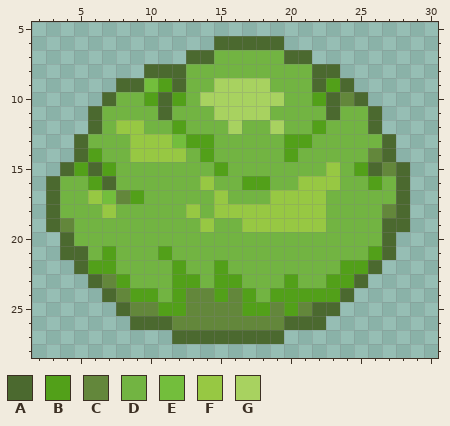
Edited in one commit: pixel-art sprite (Delivery driver assets/bush1.png). This is how it looked before the edit.
The file is 32x32 pixels. Shown: x 2..30, y 5..28.
Palette (. is transparent): A #4b692f  B #52a019  C #63873b  D #72b442  E #73be3c  F #97c843  G #a8d260
Now the later version:
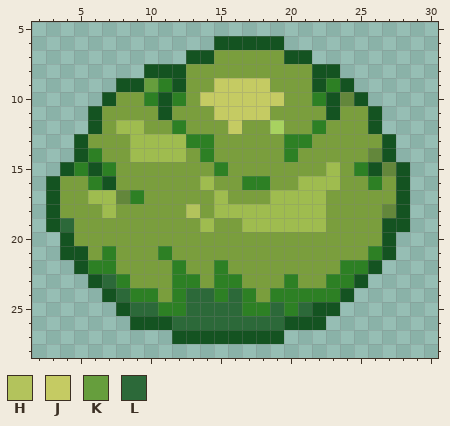
Colours new in this view: H #b3c35c  J #c5cb63  K #669e3d  L #2c6939
Changes in this commit:
Colour A changes from #4b692f to #145321.
Colour B changes from #52a019 to #2d8024.
Colour D changes from #72b442 to #7a9e3d.
Colour F changes from #97c843 to #9fbc4f.
The edit turns colour E into colour F in row 13 at x 12; in row 17 at x 7.
The edit turns colour F into colour H in row 18 at x 13.
The edit turns colour G into colour J in row 9 at x 15 to 18; in row 10 at x 14 to 19; in row 11 at x 15 to 18; in row 12 at x 16.
The edit turns colour E into colour K in row 9 at x 10.
The edit turns colour C into colour L in row 19 at x 4; in row 23 at x 7; in row 24 at x 8, 13 to 14 and 16; in row 25 at x 9 to 10, 13 to 16, 19 and 21; in row 26 at x 12 to 19.
Boxes around the changes in both pictures, in picture pixels (x1, y1, x2, y2):
changed: (46, 36, 410, 344)
